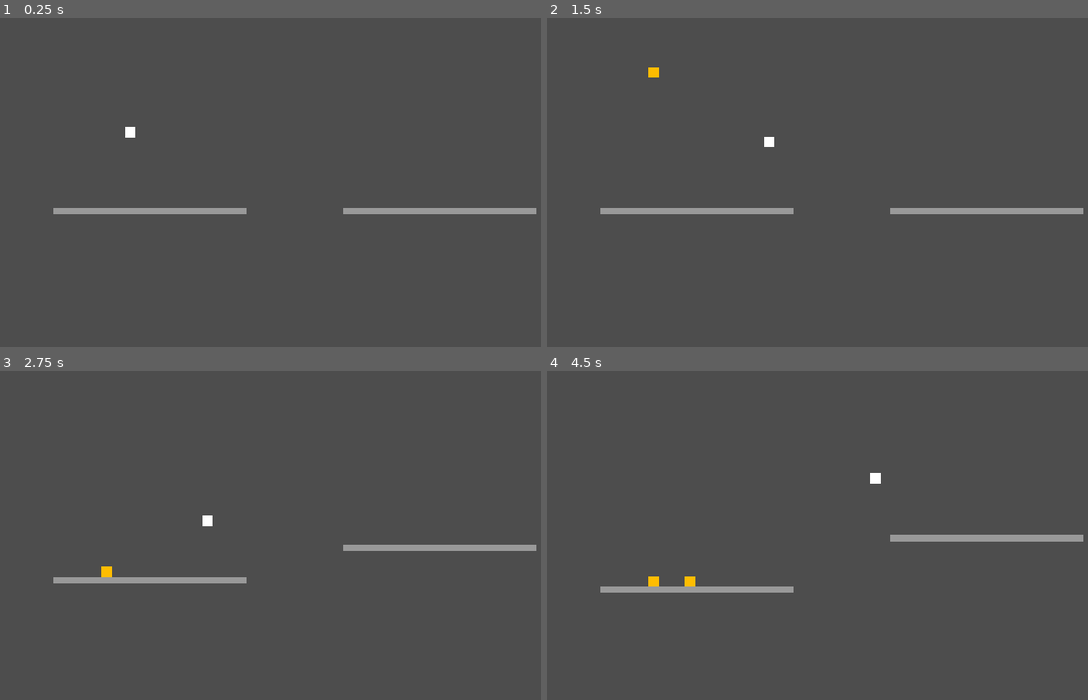
Above: before the commit, frames 1-4 (two rows, left to right).
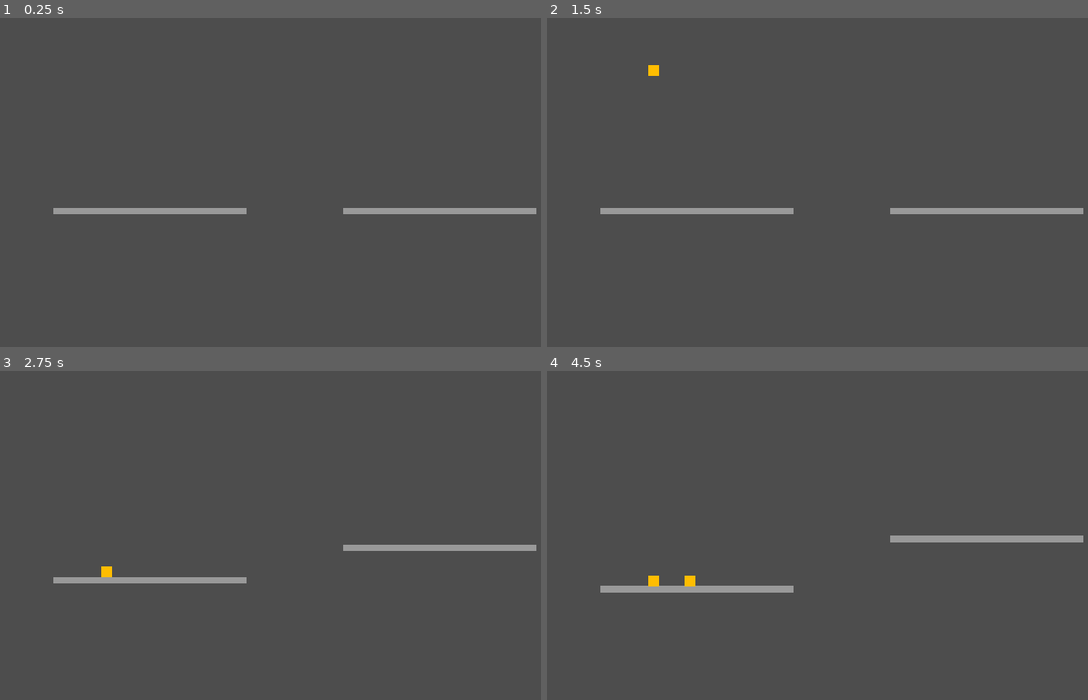
Above: after the commit, the same moments.

Repository: njamster/gmtk_jam_2024
Game: Godot game, scene res://screens/game.tscn
Same seed, same stepped clock (60 frames per second), same inputs: the game is played once before the commit and once after it.
Inputs (mouse positions are in pixels of both pictures, inside the frame that each line leads up to):
- Up to frame 1 (0.25 s): no input
- Up to frame 2 (1.5 s): move the mouse to (979, 175) at 0.52 s; hold Right (walk_right) from 0.53 s (still down); click (979, 175) at 0.67 s; tap Space (jump) at 0.77 s; move the mouse to (720, 208) at 1.27 s
- Up to frame 3 (2.75 s): tap Space (jump) at 1.52 s; move the mouse to (357, 469) at 2.02 s; release Right (walk_right) at 2.03 s; hold Left (walk_left) from 2.03 s (still down)
- Up to frame 4 (4.5 s): move the mouse to (812, 614) at 2.77 s; release Left (walk_left) at 2.78 s; hold Right (walk_right) 2.78-4.28 s; click (812, 614) at 2.92 s; tap Space (jump) at 3.02, 3.77 s; move the mouse to (1028, 598) at 3.52 s; move the mouse to (655, 492) at 4.27 s; hold Left (walk_left) from 4.28 s (still down)

The runs differ from the first frame. In frame 1, less than 0.1% of the frame differs, in the area x 23-25%, y 33-37%; in frame 2, less than 0.1%; in frame 3, less than 0.1%; in frame 4, 0.3%, in the area x 9-100%, y 30-66%.

Commit message:
Turn basic blocks into RigidBody2D's

Diff:
--- a/blocks/basic_block.gd
+++ b/blocks/basic_block.gd
@@ -1,27 +1,25 @@
-extends CharacterBody2D
-
-@export var weight := 5.0
-
-var _carrier
+extends RigidBody2D
 
 
-func _physics_process(delta: float) -> void:
-	if is_on_floor():
-		if _carrier == null:
-			var collider = get_slide_collision(0).get_collider()
-			if not collider:
-				return
-			if "_carrier" in collider:
-				_carrier = collider._carrier
-			else:
-				if collider.has_method("add_weight"):
-					_carrier = collider
-			if _carrier:
-				_carrier.add_weight(weight)
-	else:
-		if _carrier:
-			_carrier.subtract_weight(weight)
-			_carrier = null
-		velocity += get_gravity() * delta
+var _is_grounded := false
 
-	move_and_slide()
+
+func _on_body_entered(_body: Node) -> void:
+	$AirTimer.stop()
+	_is_grounded = true
+
+
+func _on_body_exited(_body: Node) -> void:
+	$AirTimer.start()
+
+
+func _physics_process(_delta: float) -> void:
+	if _is_grounded:
+		if position.x < 960:
+			get_tree().get_root().get_node("Game/Scale").total_weight_L += mass
+		else:
+			get_tree().get_root().get_node("Game/Scale").total_weight_R += mass
+
+
+func _on_air_timer_timeout() -> void:
+	_is_grounded = false
--- a/blocks/basic_block.tscn
+++ b/blocks/basic_block.tscn
@@ -5,7 +5,10 @@
 [sub_resource type="RectangleShape2D" id="RectangleShape2D_u1dfi"]
 size = Vector2(32, 32)
 
-[node name="BasicBlock" type="CharacterBody2D"]
+[node name="BasicBlock" type="RigidBody2D"]
+mass = 5.0
+contact_monitor = true
+max_contacts_reported = 1
 script = ExtResource("1_ebmj5")
 
 [node name="Appearance" type="ColorRect" parent="."]
@@ -19,3 +22,11 @@
 [node name="Hitbox" type="CollisionShape2D" parent="."]
 shape = SubResource("RectangleShape2D_u1dfi")
 debug_color = Color(1, 0.6, 0, 0.419608)
+
+[node name="AirTimer" type="Timer" parent="."]
+wait_time = 0.5
+one_shot = true
+
+[connection signal="body_entered" from="." to="." method="_on_body_entered"]
+[connection signal="body_exited" from="." to="." method="_on_body_exited"]
+[connection signal="timeout" from="AirTimer" to="." method="_on_air_timer_timeout"]
--- a/scale/left_side.gd
+++ /dev/null
@@ -1,12 +0,0 @@
-extends AnimatableBody2D
-
-
-var total_weight := 10.0
-
-
-func add_weight(weight : float) -> void:
-	total_weight += weight
-
-
-func subtract_weight(weight : float) -> void:
-	total_weight -= weight
--- a/scale/right_side.gd
+++ /dev/null
@@ -1,12 +0,0 @@
-extends AnimatableBody2D
-
-
-var total_weight := 10.0
-
-
-func add_weight(weight : float) -> void:
-	total_weight += weight
-
-
-func subtract_weight(weight : float) -> void:
-	total_weight -= weight
--- a/scale/scale.gd
+++ b/scale/scale.gd
@@ -1,25 +1,33 @@
 extends Node2D
 
-const MAX_HEIGHT := 500   # pixels
+
+const MAX_HEIGHT := 500  # pixels
+const DEFAULT_WEIGHT := 10.0  # kilogram
 const MOVE_SPEED := 60.0  # pixels per second
+
+var total_weight_L := DEFAULT_WEIGHT
+var total_weight_R := DEFAULT_WEIGHT
 
 
 func _physics_process(delta: float) -> void:
-	if %LeftSide.total_weight == %RightSide.total_weight:
+	if total_weight_L == total_weight_R:
 		# return to equilibrium
 		%LeftSide.position.y = move_toward(%LeftSide.position.y, 0, MOVE_SPEED * delta)
 		%RightSide.position.y = move_toward(%RightSide.position.y, 0, MOVE_SPEED * delta)
-	elif %LeftSide.total_weight > %RightSide.total_weight:
+	elif total_weight_L > total_weight_R:
 		# move left side up & right side down
-		var weight_ratio = %LeftSide.total_weight / %RightSide.total_weight
+		var weight_ratio = total_weight_L / total_weight_R
 		var height = clamp((weight_ratio - 1.0) * 100, 0, MAX_HEIGHT)
 		var speed = weight_ratio * MOVE_SPEED * delta
 		%LeftSide.position.y = move_toward(%LeftSide.position.y, height, speed)
 		%RightSide.position.y = move_toward(%RightSide.position.y, -1 * height, speed)
-	elif %LeftSide.total_weight < %RightSide.total_weight:
+	elif total_weight_L < total_weight_R:
 		# move right side up & left side down
-		var weight_ratio = %RightSide.total_weight / %LeftSide.total_weight
+		var weight_ratio = total_weight_R / total_weight_L
 		var height = clamp((weight_ratio - 1.0) * 100, 0, MAX_HEIGHT)
 		var speed = weight_ratio * MOVE_SPEED * delta
 		%LeftSide.position.y = move_toward(%LeftSide.position.y, -1 * height, speed)
 		%RightSide.position.y = move_toward(%RightSide.position.y, height, speed)
+
+	total_weight_L = DEFAULT_WEIGHT
+	total_weight_R = DEFAULT_WEIGHT
--- a/scale/scale.tscn
+++ b/scale/scale.tscn
@@ -1,8 +1,6 @@
-[gd_scene load_steps=5 format=3 uid="uid://brvkk4mplduis"]
+[gd_scene load_steps=3 format=3 uid="uid://brvkk4mplduis"]
 
 [ext_resource type="Script" path="res://scale/scale.gd" id="1_cjuyf"]
-[ext_resource type="Script" path="res://scale/left_side.gd" id="2_115tp"]
-[ext_resource type="Script" path="res://scale/right_side.gd" id="3_0vq1t"]
 
 [sub_resource type="RectangleShape2D" id="RectangleShape2D_l5w7b"]
 size = Vector2(600, 20)
@@ -14,7 +12,6 @@
 [node name="LeftSide" type="AnimatableBody2D" parent="."]
 unique_name_in_owner = true
 position = Vector2(-450, 0)
-script = ExtResource("2_115tp")
 
 [node name="Appearance" type="ColorRect" parent="LeftSide"]
 offset_left = -300.0
@@ -30,7 +27,6 @@
 [node name="RightSide" type="AnimatableBody2D" parent="."]
 unique_name_in_owner = true
 position = Vector2(450, 0)
-script = ExtResource("3_0vq1t")
 
 [node name="Appearance" type="ColorRect" parent="RightSide"]
 offset_left = -300.0
--- a/screens/game.tscn
+++ b/screens/game.tscn
@@ -1,7 +1,6 @@
-[gd_scene load_steps=5 format=3 uid="uid://x03e20t6txss"]
+[gd_scene load_steps=4 format=3 uid="uid://x03e20t6txss"]
 
 [ext_resource type="Script" path="res://screens/game.gd" id="1_b4tnn"]
-[ext_resource type="PackedScene" uid="uid://chu6pj6vxwn7a" path="res://player/player.tscn" id="1_ft2xj"]
 [ext_resource type="PackedScene" uid="uid://brvkk4mplduis" path="res://scale/scale.tscn" id="1_lebfw"]
 
 [sub_resource type="WorldBoundaryShape2D" id="WorldBoundaryShape2D_5b2na"]
@@ -31,9 +30,6 @@
 rotation = 1.5708
 shape = SubResource("WorldBoundaryShape2D_5b2na")
 
-[node name="Player" parent="." instance=ExtResource("1_ft2xj")]
-position = Vector2(448, 327)
-
 [node name="Blocks" type="Node" parent="."]
 
 [node name="Scale" parent="." instance=ExtResource("1_lebfw")]
